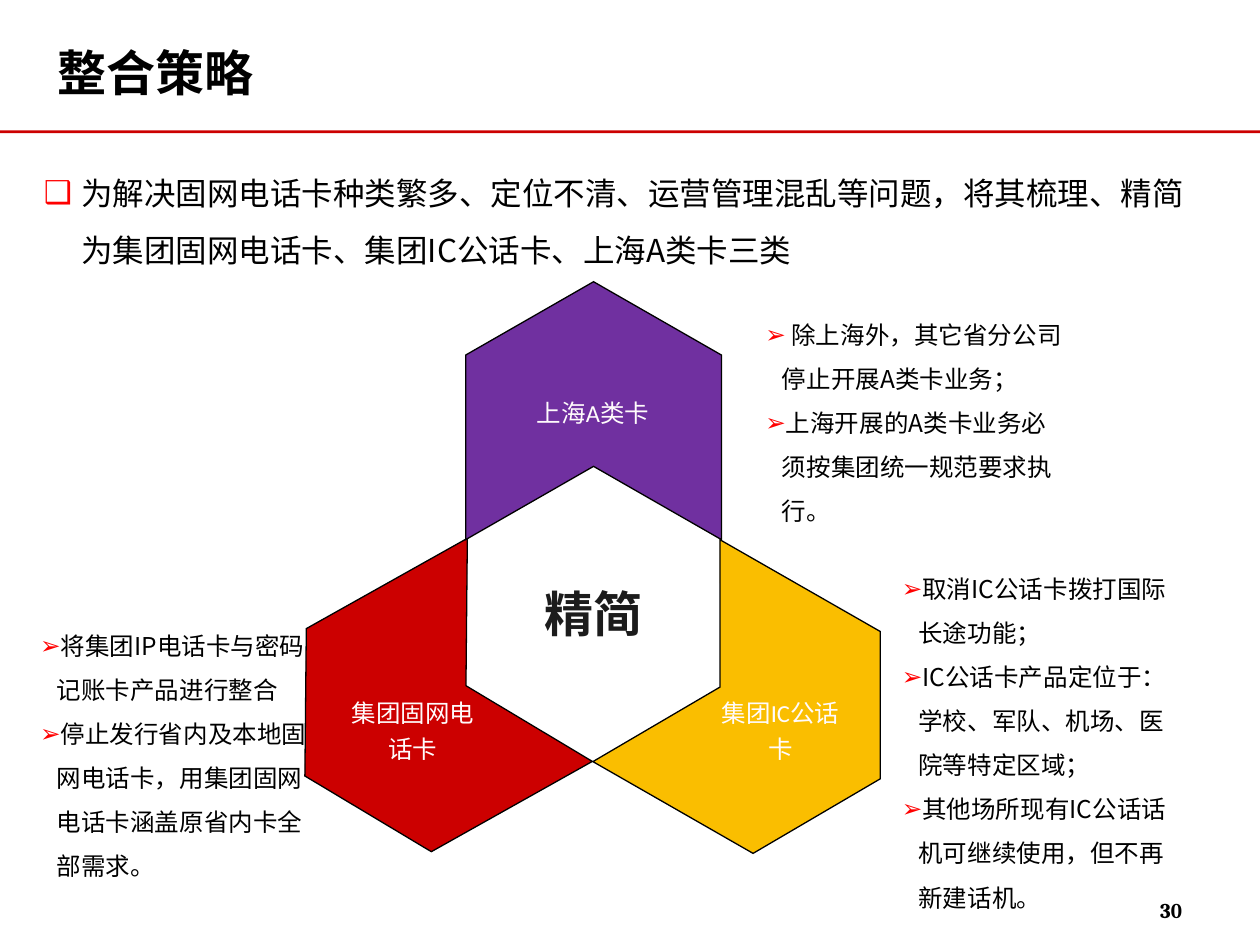
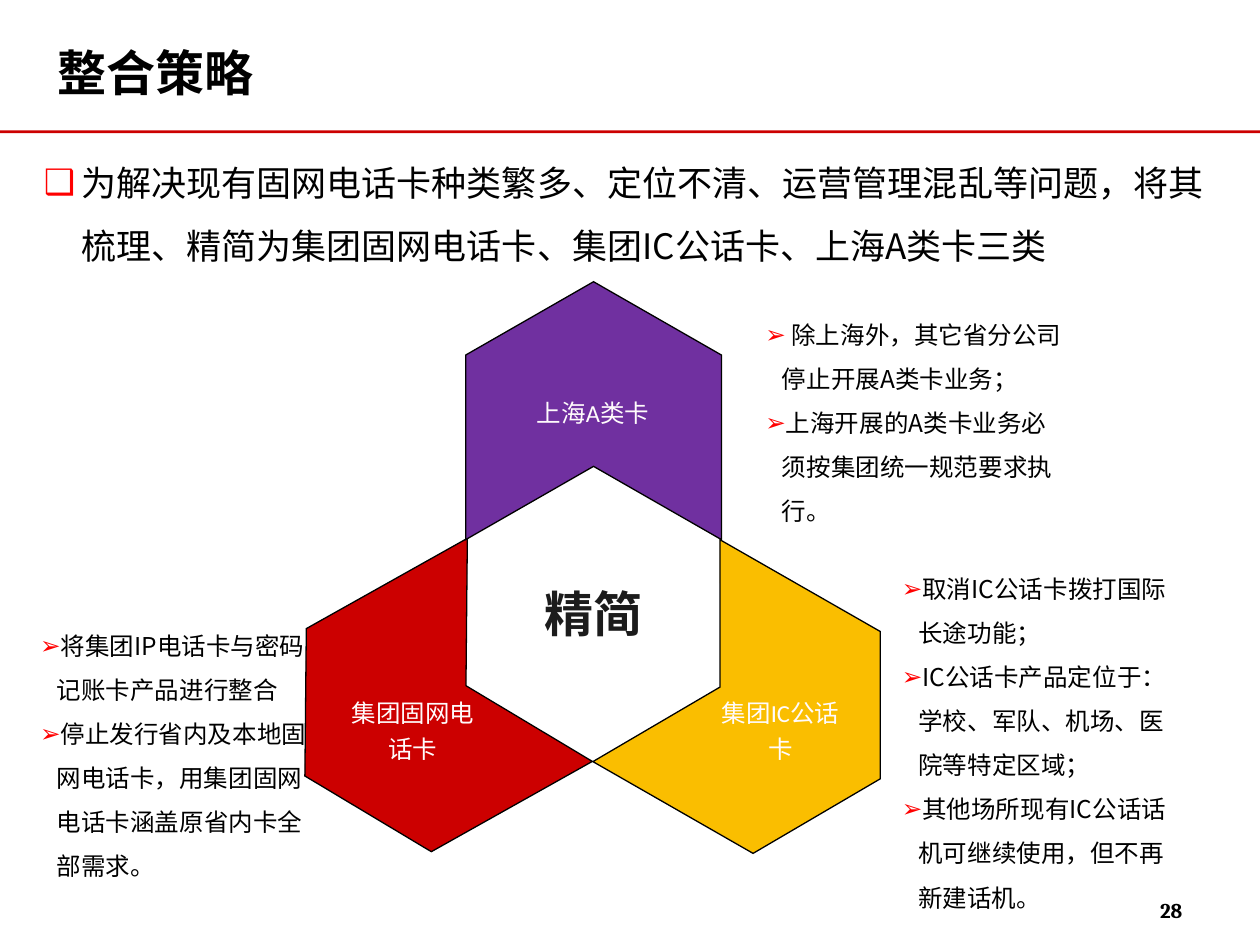
Before and after one commit to momo1101/unicardsrch, a slide deck: slide 28 of 软课题文本/软课题-中国联通电信卡业务及策略研究.ppt (slide 30 before the commit). Drawn at 1260x945 pixels with LibreOffice and Linux fonts; fonts in the diff are those of the drawing; background and template pictures are left out. Boxes give left, top, right and bottom in pixels: in the first picture for what was removed or moved away, otherwise in the second. Text is boxed around its words. In the diff, an @@ line names an element or a change of style, - is before the commit and + after.

```diff
--- a/软课题文本/软课题-中国联通电信卡业务及策略研究.ppt
+++ b/软课题文本/软课题-中国联通电信卡业务及策略研究.ppt
@@ text at (81, 166, 1203, 262): text changed; size 18 to 20 pt @@
-❑ 为解决固网电话卡种类繁多、定位不清、运营管理混乱等问题，将其梳理、精简为集团固网电话卡、集团IC公话卡、上海A类卡三类
+❑ 为解决现有固网电话卡种类繁多、定位不清、运营管理混乱等问题，将其梳理、精简为集团固网电话卡、集团IC公话卡、上海A类卡三类
@@ page number at (1160, 903, 1182, 918): text changed @@
-30
+28
```
Also in this commit, not shown: 6 other slides changed, 1 slide added, 4 slides removed.
